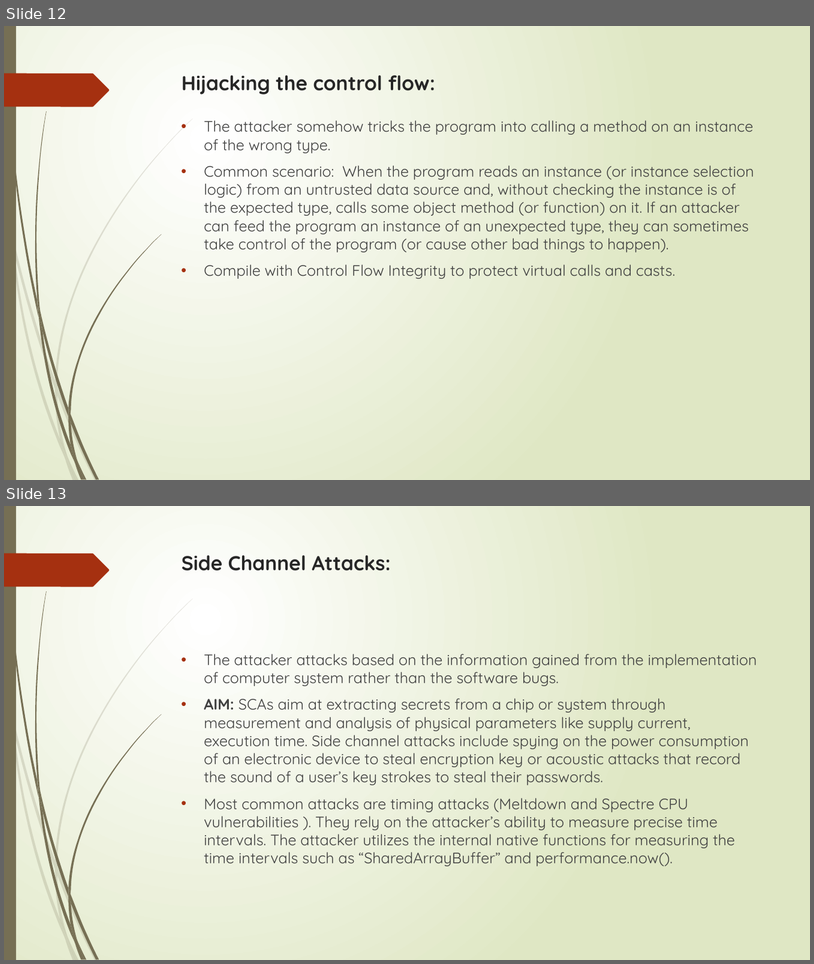
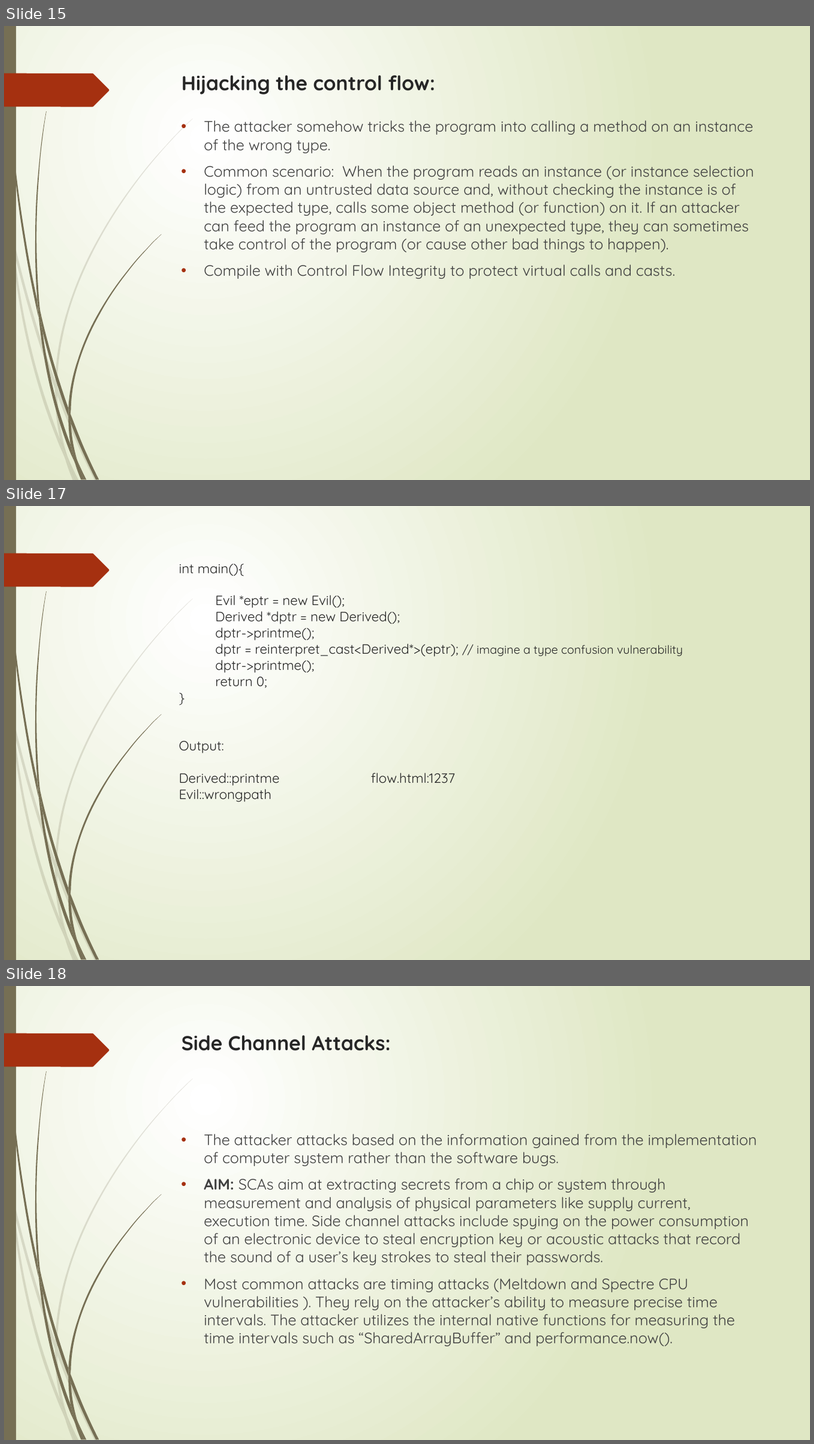
Before and after one commit to dhanushareddy988/journey, a slide deck: Security Vulnerabilities in WebAssembly.pptx. Shown one above the other, each under a label of ours: slides 12 and 13 before the commit, slides 15, 17 and 18 after it; the slides between them are not shown. The pictures are 814x964 and 814x1444 pixels, drawn with LibreOffice and Linux fonts; fonts in the diff are those of the drawing. Boxes give left, top, right and bottom in pixels: in the first picture for what was removed or moved away, otherwise in the second. Text is boxed around its words. In the diff, an @@ line names an element or a change of style, - is before the commit and + after.

```diff
--- a/Security Vulnerabilities in WebAssembly.pptx
+++ b/Security Vulnerabilities in WebAssembly.pptx
@@ slide 17 added at box(4, 506, 810, 960), background gradient #FFFFFF to #DFE8C4; not listed: 24 template elements that a slide beside it also shows @@
@@ title added at box(179, 564, 683, 786), 16 pt, text #262626 @@
+int main(){
+Evil *eptr = new Evil();
+Derived *dptr = new Derived();
+dptr->printme();
+dptr = reinterpret_cast<Derived*>(eptr); // imagine a type confusion vulnerability
+dptr->printme();
+return 0;
+}
+Output:
+Derived::printme flow.html:1237
+Evil::wrongpath
@@ what was slide 12 is now slide 15 @@
@@ what was slide 13 is now slide 18 @@
```
Also in this commit, not shown: 3 slides changed, 4 other slides added.
